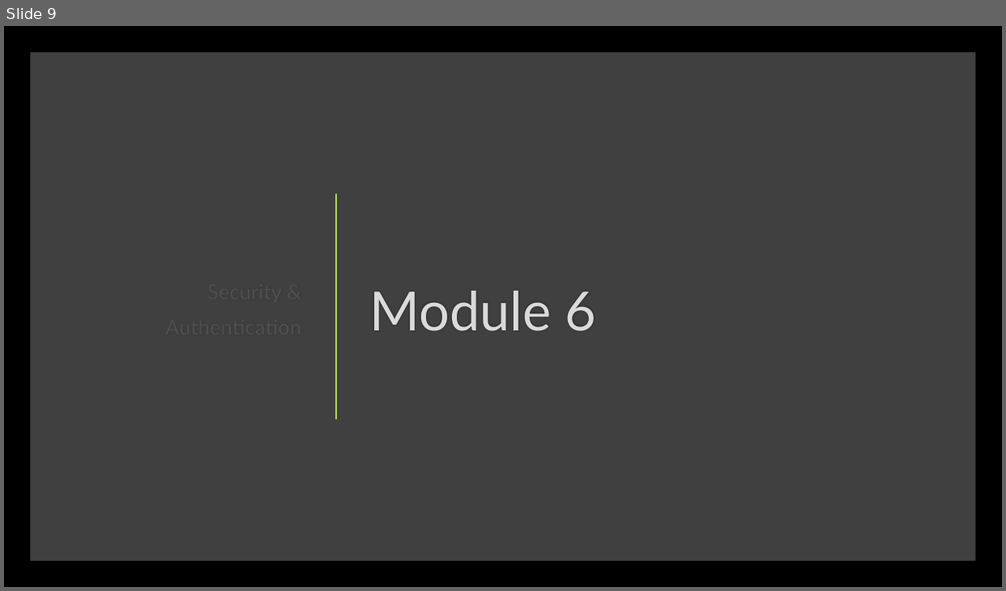
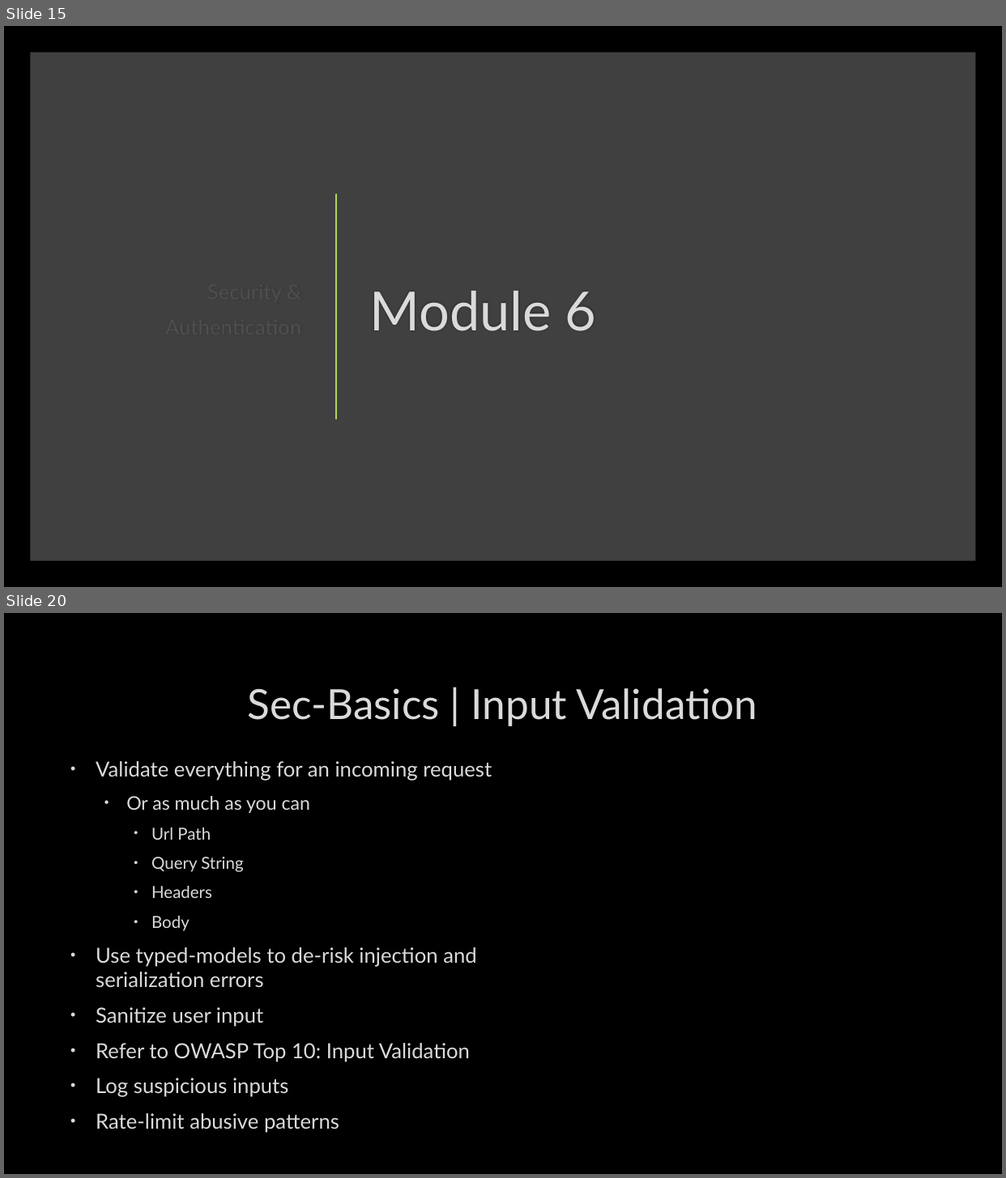
Before and after one commit to SheetMetalConnect/api-workshop, a slide deck: zzz-additional-documentation/Rest-Api-Design-Build-Run-Day-2.pptx. Shown one above the other, each under a label of ours: slide 9 before the commit, slides 15 and 20 after it; the slides between them are not shown. The pictures are 1006x591 and 1006x1178 pixels, drawn with LibreOffice and Linux fonts; fonts in the diff are those of the drawing; background and template pictures are left out. Boxes give left, top, right and bottom in pixels: in the first picture for what was removed or moved away, otherwise in the second. Text is boxed around its words. In the diff, an @@ line names an element or a change of style, - is before the commit and + after.

```diff
--- a/zzz-additional-documentation/Rest-Api-Design-Build-Run-Day-2.pptx
+++ b/zzz-additional-documentation/Rest-Api-Design-Build-Run-Day-2.pptx
@@ slide 20 added at [4,613,1002,1174], background picture (left out) @@
@@ title added at [247,688,757,726], 40 pt, text #DADADA @@
+Sec-Basics | Input Validation
@@ text added at [96,761,492,1133], 20 pt, text #DADADA @@
+• Validate everything for an incoming request
+  • Or as much as you can
+    • Url Path
+    • Query String
+    • Headers
+    • Body
+• Use typed-models to de-risk injection and serialization errors
+• Sanitize user input
+• Refer to OWASP Top 10: Input Validation
+• Log suspicious inputs
+• Rate-limit abusive patterns
@@ what was slide 9 is now slide 15 @@
```
Also in this commit, not shown: 15 other slides added, 1 other file.
